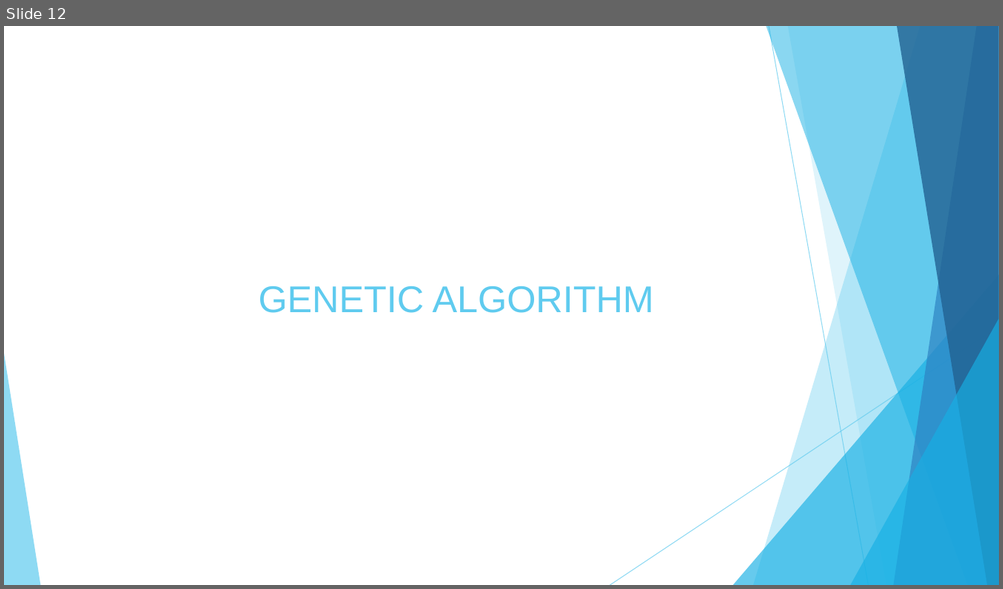
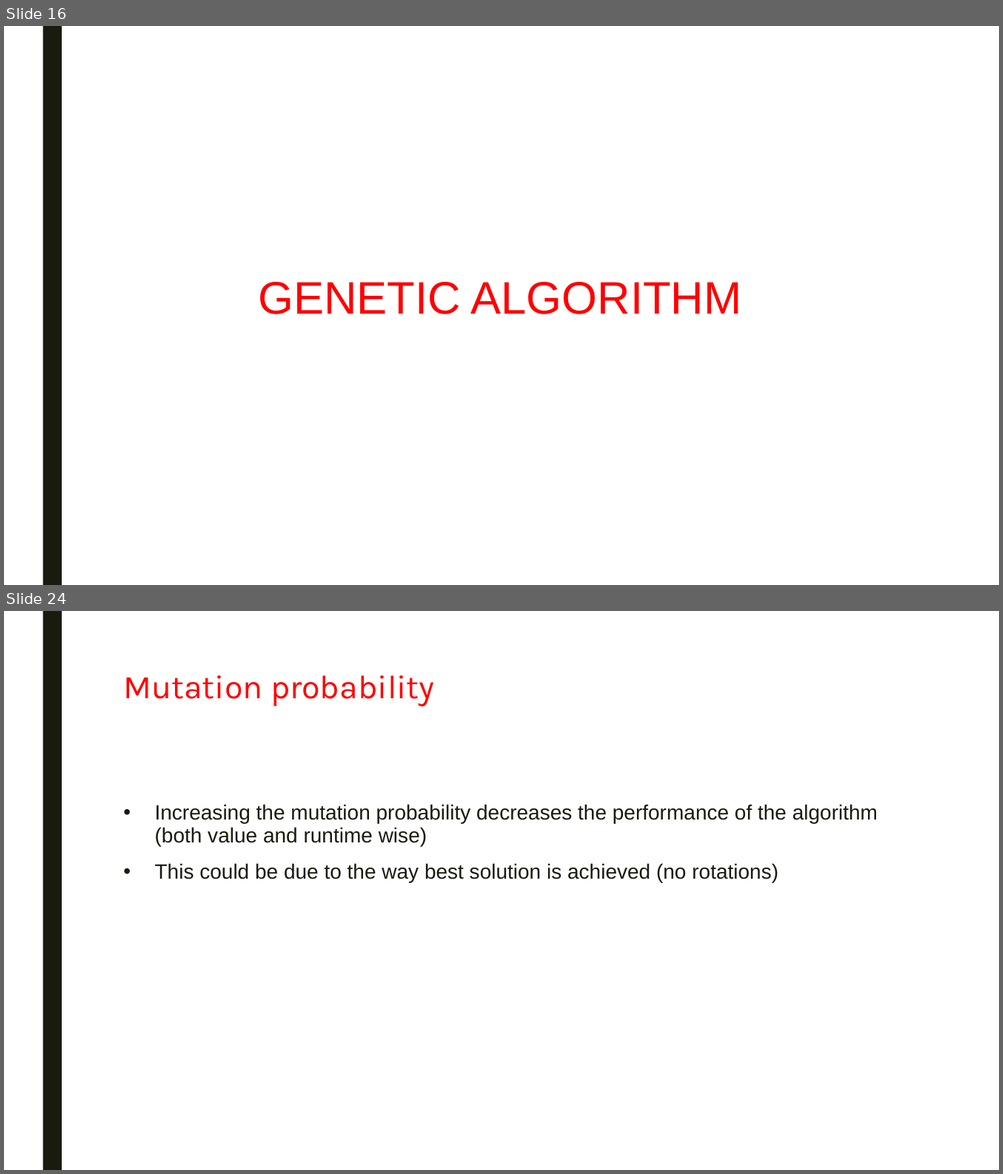
Before and after one commit to swengeler/PP3, a slide deck: Report, presentation and related stuff/Knapsack_problem.pptx. Shown one above the other, each under a label of ours: slide 12 before the commit, slides 16 and 24 after it; the slides between them are not shown. The pictures are 1003x589 and 1003x1174 pixels, drawn with LibreOffice and Linux fonts; fonts in the diff are those of the drawing. Boxes give left, top, right and bottom in pixels: in the first picture for what was removed or moved away, otherwise in the second. Text is boxed around its words. In the diff, an @@ line names an element or a change of style, - is before the commit and + after.

```diff
--- a/Report, presentation and related stuff/Knapsack_problem.pptx
+++ b/Report, presentation and related stuff/Knapsack_problem.pptx
@@ slide 24 added at (x1=4, y1=611, x2=999, y2=1170), background #FFFFFF; not listed: 1 template element that a slide beside it also shows @@
@@ title added at (x1=123, y1=675, x2=434, y2=706), 32 pt, text #FF0000 @@
+Mutation probability
@@ text added at (x1=155, y1=804, x2=877, y2=883), 20 pt, text #191B0E @@
+• Increasing the mutation probability decreases the performance of the algorithm (both value and runtime wise)
+• This could be due to the way best solution is achieved (no rotations)
@@ what was slide 12 is now slide 16 @@
@@ slide 16 changed as well @@
@@ rectangle added at (x1=42, y1=26, x2=62, y2=585), fill #191B0E @@
@@ title "GENETIC ALGORITHM" at (x1=259, y1=282, x2=742, y2=315): size 36 to 44 pt, text colour #5FCBEF to #FF0000; line spacing 1 to 0.89 @@
@@ group removed at (x1=4, y1=26, x2=999, y2=585): 5 freeform shapes, 3 triangles, 2 lines @@
```
Also in this commit, not shown: 15 other slides changed, 8 other slides added, 1 slide removed.
